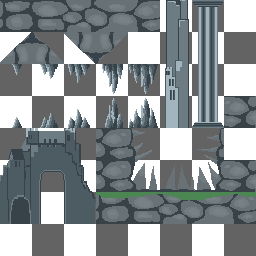
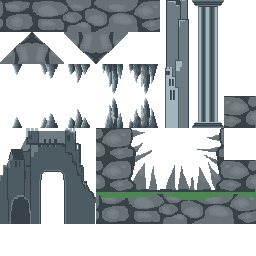
Comparing the layer stacks of the two 256×256 images. Changes:
hid group "Grid" (2 layers) over [0, 2, 256, 256]
